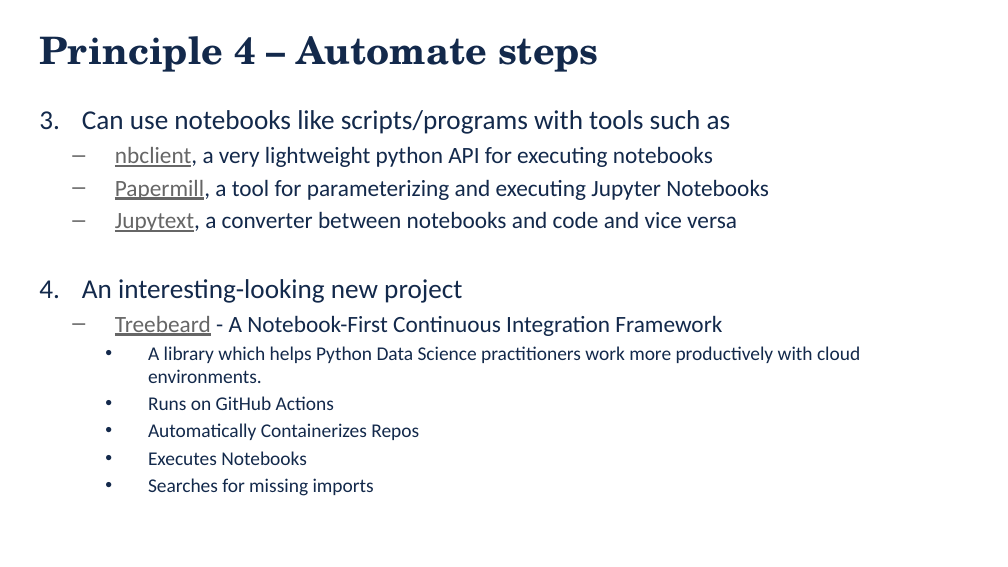
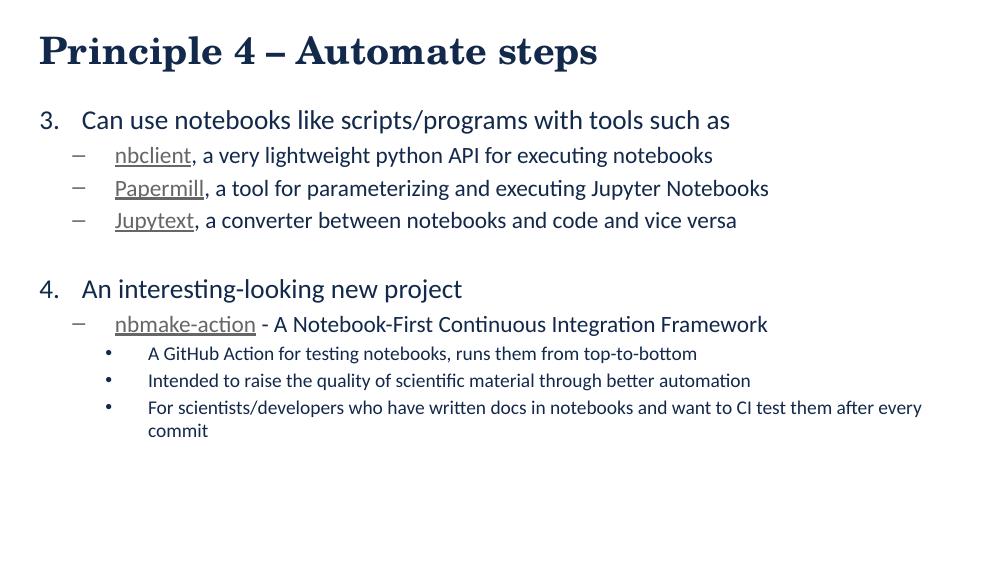
Before and after one commit to danielskatz/repro-fdtd1d, a slide deck: slide 18 of Computational_Reproducibility.pptx. Drawn at 1008x567 pixels with LibreOffice and Linux fonts; fonts in the diff are those of the drawing; background and template pictures are left out. Boxes give left, top, right and bottom in pixels: in the first picture for what was removed or moved away, otherwise in the second. Text is boxed around its words. In the diff, an @@ line names an element or a change of style, - is before the commit and + after.

```diff
--- a/Computational_Reproducibility.pptx
+++ b/Computational_Reproducibility.pptx
@@ text at [115, 315, 921, 437]: text changed @@
-  – Treebeard - A Notebook-First Continuous Integration Framework
-    • A library which helps Python Data Science practitioners work more productively with cloud environments.
-    • Runs on GitHub Actions
-    • Automatically Containerizes Repos
-    • Executes Notebooks
-    • Searches for missing imports
+  – nbmake-action - A Notebook-First Continuous Integration Framework
+    • A GitHub Action for testing notebooks, runs them from top-to-bottom
+    • Intended to raise the quality of scientific material through better automation
+    • For scientists/developers who have written docs in notebooks and want to CI test them after every commit
```
Also in this commit, not shown: 9 other slides changed, 1 other file.
